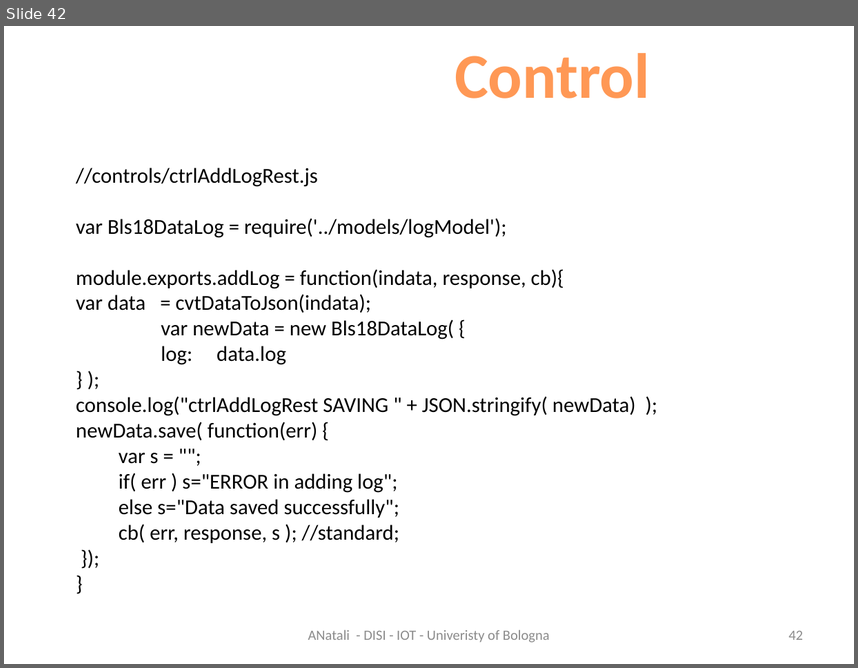
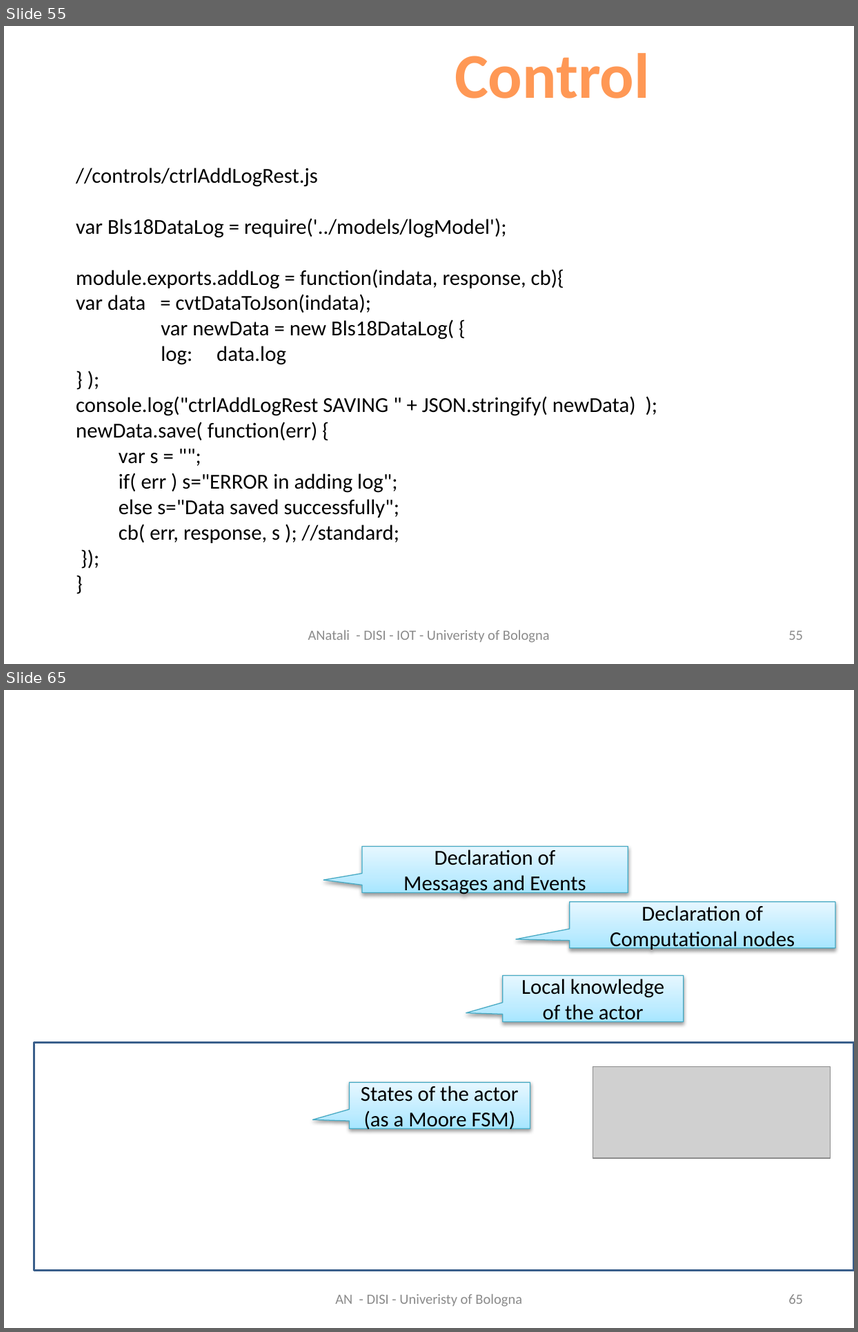
Before and after one commit to MatteoMendula/iss2018Lab, a slide deck: it.unibo.bls18/docs/BLS2018.pptx. Shown one above the other, each under a label of ours: slide 42 before the commit, slides 55 and 65 after it; the slides between them are not shown. The pictures are 858x668 and 858x1332 pixels, drawn with LibreOffice and Linux fonts; fonts in the diff are those of the drawing; grey boxes stand for pictures; background and template pictures are left out. Boxes give left, top, right and bottom in pixels: in the first picture for what was removed or moved away, otherwise in the second. Text is boxed around its words. In the diff, an @@ line names an element or a change of style, - is before the commit and + after.

```diff
--- a/it.unibo.bls18/docs/BLS2018.pptx
+++ b/it.unibo.bls18/docs/BLS2018.pptx
@@ slide 65 added at (x1=4, y1=690, x2=854, y2=1328), background picture (left out) @@
@@ speech box added at (x1=362, y1=847, x2=628, y2=892), fill gradient #A7E6FF to #C1EDFF to #E7F8FF, outline #46AAC5 0.75 pt, 18 pt, text #000000 @@
+Declaration of
+Messages and Events
@@ speech box added at (x1=569, y1=902, x2=835, y2=947), fill gradient #A7E6FF to #C1EDFF to #E7F8FF, outline #46AAC5 0.75 pt, 18 pt, text #000000 @@
+Declaration of
+Computational nodes
@@ speech box added at (x1=503, y1=976, x2=684, y2=1021), fill gradient #A7E6FF to #C1EDFF to #E7F8FF, outline #46AAC5 0.75 pt, 18 pt, text #000000 @@
+Local knowledge
+of the actor
@@ rectangle added at (x1=34, y1=1042, x2=854, y2=1270), outline #3A5F8C 2 pt @@
@@ speech box added at (x1=349, y1=1082, x2=530, y2=1127), fill gradient #A7E6FF to #C1EDFF to #E7F8FF, outline #46AAC5 0.75 pt, 18 pt, text #000000 @@
+States of the actor
+(as a Moore FSM)
@@ picture added at (x1=593, y1=1067, x2=831, y2=1158) @@
@@ text added at (x1=335, y1=1294, x2=522, y2=1306), 12 pt, text #8C8C8C @@
+AN - DISI - Univeristy of Bologna
@@ page number added at (x1=789, y1=1294, x2=803, y2=1303), 12 pt, text #8C8C8C @@
+65
@@ what was slide 42 is now slide 55 @@
@@ page number at (x1=789, y1=630, x2=803, y2=639): text changed @@
-42
+55
```
Also in this commit, not shown: 4 slides changed, 30 other slides added, 5 other files.
